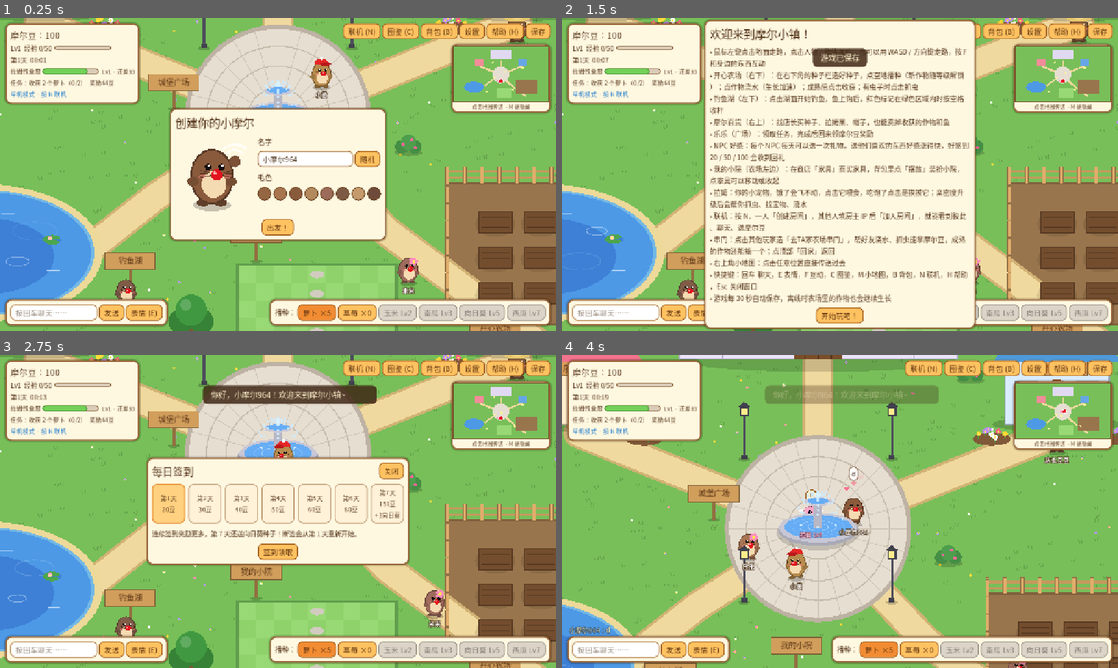
Above: before the commit, frames 1-4 (two rows, left to right).
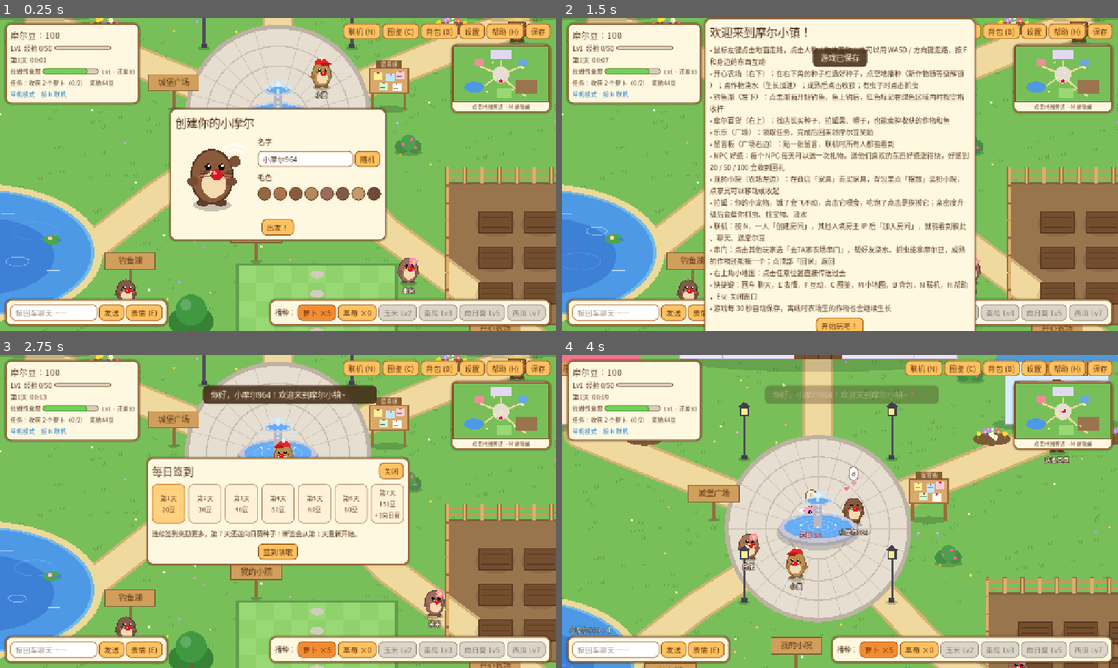
Above: after the commit, the same moments.

Repository: wangchaozhi/mole-town
Game: Godot game, scene res://main.tscn
Same seed, same stepped clock (60 frames per second), same inputs: the game is played once before the commit and once after it.
Inputs (mouse positions are in pixels of both pictures, inside the frame that each line leads up to):
- Up to frame 1 (0.25 s): no input
- Up to frame 2 (1.5 s): click "保存" at 0.5 s; click "出发！" at 1.25 s
- Up to frame 3 (2.75 s): click "开始玩吧！" at 2 s
- Up to frame 4 (4 s): click "关闭" at 2.75 s; tap Enter at 3.5, 3.6 s; move the mouse to (1062, 411) at 3.52 s; hold D from 3.53 s (still down); click (1062, 411) at 3.67 s; tap Space at 3.77 s

The runs differ from the first frame. In frame 1, 0.8% of the frame differs, in the area x 66-74%, y 13-31%; in frame 2, 15%, in the area x 25-75%, y 0-100%; in frame 3, 0.8%; in frame 4, 0.8%.

Commit message:
新增广场留言板
- 广场右边新增留言板（代码绘制），点击查看和贴留言（最多 40 字，保留最近 30 条）
- 联机时以房主的留言板为准：客户端留言发给房主，房主广播给所有人；新加入的玩家会收到当前留言
- 留言板随存档保存；冒烟测试加入留言板检查

Co-Authored-By: Claude Opus 5.5 <noreply@anthropic.com>

Diff:
--- /dev/null
+++ b/scripts/board.gd
@@ -0,0 +1,39 @@
+extends Node2D
+## 广场留言板：点击查看和发布留言。联机时显示房主那边的留言板，所有人都能看到。
+
+const D = preload("res://scripts/draw_util.gd")
+
+
+func _ready() -> void:
+	add_to_group("interactable")
+
+
+func hit_test(p: Vector2) -> bool:
+	return Rect2(position + Vector2(-50, -100), Vector2(100, 104)).has_point(p)
+
+
+func get_interact_point() -> Vector2:
+	return position + Vector2(0, 36)
+
+
+func interact(_pl) -> void:
+	get_tree().call_group("ui", "open_board")
+
+
+func _draw() -> void:
+	var wood := Color(0.62, 0.42, 0.24)
+	D.ell(self, Vector2.ZERO, Vector2(44, 8), Color(0, 0, 0, 0.18))
+	draw_rect(Rect2(-40, -40, 6, 40), wood)
+	draw_rect(Rect2(34, -40, 6, 40), wood)
+	draw_rect(Rect2(-46, -96, 92, 60), wood)
+	draw_rect(Rect2(-42, -92, 84, 52), Color(0.85, 0.66, 0.42))
+	# 贴着的小纸条
+	var notes := [[Vector2(-34, -86), Color(1, 0.95, 0.6)], [Vector2(-6, -82), Color(0.75, 0.9, 1)], [Vector2(16, -88), Color(1, 0.8, 0.85)], [Vector2(-22, -62), Color(0.8, 1, 0.8)], [Vector2(8, -60), Color(1, 1, 1)]]
+	for n in notes:
+		var p: Vector2 = n[0]
+		draw_rect(Rect2(p, Vector2(20, 18)), n[1])
+		draw_circle(p + Vector2(10, 2), 2.0, Color(0.85, 0.15, 0.15))
+		draw_line(p + Vector2(3, 8), p + Vector2(17, 8), Color(0.5, 0.5, 0.5), 1.0)
+		draw_line(p + Vector2(3, 12), p + Vector2(13, 12), Color(0.5, 0.5, 0.5), 1.0)
+	draw_rect(Rect2(-30, -112, 60, 18), wood.darkened(0.15))
+	D.text(self, Vector2(0, -103), "留言板", 13, Color(1, 0.95, 0.8))
--- a/scripts/game_state.gd
+++ b/scripts/game_state.gd
@@ -71,6 +71,7 @@
 var quests_done: int = 0
 var plots: Dictionary = {}
 var home: Array = []  # 小院里摆放的家具 [{"id", "x", "y"}]
+var board: Array = []  # 留言板 [{"name", "text", "day"}]，联机时房主的留言板是大家共用的
 var offline_seconds: float = 0.0
 var font: Font
 var ui_theme: Theme
@@ -259,7 +260,7 @@
 		"hat": hat, "owned_hats": owned_hats, "lahm_hunger": lahm_hunger, "lahm_exp": lahm_exp, "player_exp": player_exp, "player_level": player_level, "lahm_level": lahm_level,
 		"day": day, "minutes": minutes, "quest": quest, "quests_done": quests_done, "help_today": help_today, "best_catch": b …(250 unchanged characters)…
 		"player_name": player_name, "body_color": body_color,
-		"plots": plots, "home": home, "npc_affinity": npc_affinity, "npc_gift_day": npc_gift_day, "saved_at": Time.get_unix_time_from_system(),
+		"plots": plots, "home": home, "board": board, "npc_affinity": npc_affinity, "npc_gift_day": npc_gift_day, "saved_at": Time.get_unix_time_from_system(),
 	}
 	var f := FileAccess.open(save_path, FileAccess.WRITE)
 	if f:
@@ -310,6 +311,10 @@
 	music_volume = clampf(float(data.get("music_volume", 0.6)), 0.0, 1.0)
 	sfx_volume = clampf(float(data.get("sfx_volume", 0.8)), 0.0, 1.0)
 	plots = data.get("plots", {})
+	board = []
+	for m in data.get("board", []):
+		if typeof(m) == TYPE_DICTIONARY:
+			board.append({"name": str(m.get("name", "")).left(10), "text": str(m.get("text", "")).left(40), "day": int(m.get("day", 1))})
 	npc_affinity = {}
 	var na: Dictionary = data.get("npc_affinity", {})
 	for k in na:
@@ -447,6 +452,7 @@
 	npc_affinity = {}
 	npc_gift_day = {}
 	stats = {}
+	board = []
 	achievements = []
 	raining = false
 	weather_timer = 60.0
@@ -785,3 +791,12 @@
 		add_exp(exp_)
 	check_achievements()
 	return [beans_, exp_, record]
+
+
+const BOARD_MAX := 30
+
+
+func add_board_message(who: String, text: String, d: int) -> void:
+	board.append({"name": who.left(10), "text": text.strip_edges().left(40), "day": d})
+	while board.size() > BOARD_MAX:
+		board.pop_front()
--- a/scripts/main.gd
+++ b/scripts/main.gd
@@ -13,6 +13,7 @@
 const Rain = preload("res://scripts/rain.gd")
 const Furniture = preload("res://scripts/furniture.gd")
 const Gate = preload("res://scripts/gate.gd")
+const Board = preload("res://scripts/board.gd")
 
 const FARM_RECT := Rect2(1570, 850, 560, 360)
 const HELP_REWARDS_PER_DAY := 20
@@ -306,6 +307,9 @@
 
 func _build_props() -> void:
 	_prop("castle", Vector2(1200, 330))
+	var board = Board.new()
+	board.position = Vector2(1455, 700)
+	ysort.add_child(board)
 	var gate = Gate.new()
 	gate.position = Vector2(1200, 330)
 	ysort.add_child(gate)
--- a/scripts/net.gd
+++ b/scripts/net.gd
@@ -9,6 +9,7 @@
 signal peer_chat(id: int, text: String)
 signal gift_received(id: int, beans: int)
 signal item_received(id: int, item: String, n: int)
+signal board_changed
 signal peer_emote(id: int, kind: String)
 signal visit_changed
 signal farm_visitor_joined(id: int)
@@ -87,6 +88,8 @@
 	multiplayer.multiplayer_peer = OfflineMultiplayerPeer.new()
 	players.clear()
 	visitors.clear()
+	remote_board = []
+	board_changed.emit()
 	if visiting != 0:
 		visiting = 0
 		visit_changed.emit()
@@ -145,6 +148,7 @@
 	var id := multiplayer.get_remote_sender_id()
 	players[id] = _clean(info)
 	weather.rpc_id(id, GameState.raining)
+	sync_board.rpc_id(id, GameState.board)
 	_broadcast_roster()
 
 
@@ -324,3 +328,44 @@
 func gift_item(item: String, n: int) -> void:
 	if GameState.is_giftable(item) and n >= 1 and n <= 20:
 		item_received.emit(multiplayer.get_remote_sender_id(), item, n)
+
+
+# ---------- 留言板 ----------
+
+var remote_board: Array = []  # 联机时从房主那里收到的留言板
+
+
+## 现在应该显示的留言板：客户端显示房主的，房主和单机显示自己的
+func current_board() -> Array:
+	return remote_board if is_online() and not multiplayer.is_server() else GameState.board
+
+
+func post_board(text: String) -> void:
+	text = text.strip_edges().left(40)
+	if text == "":
+		return
+	if is_online() and not multiplayer.is_server():
+		board_post.rpc_id(1, text)
+	else:
+		GameState.add_board_message(GameState.player_name, text, GameState.day)
+		if is_online():
+			sync_board.rpc(GameState.board)
+		board_changed.emit()
+
+
+@rpc("any_peer", "call_remote", "reliable")
+func board_post(text: String) -> void:
+	if not multiplayer.is_server():
+		return
+	GameState.add_board_message(player_name(multiplayer.get_remote_sender_id()), str(text), GameState.day)
+	sync_board.rpc(GameState.board)
+	board_changed.emit()
+
+
+@rpc("authority", "call_remote", "reliable")
+func sync_board(b: Array) -> void:
+	remote_board = []
+	for m in b.slice(-GameState.BOARD_MAX):
+		if typeof(m) == TYPE_DICTIONARY:
+			remote_board.append({"name": str(m.get("name", "")).left(10), "text": str(m.get("text", "")).left(40), "day": int(m.get("day", 1))})
+	board_changed.emit()
--- a/scripts/ui.gd
+++ b/scripts/ui.gd
@@ -61,6 +61,10 @@
 var minimap_panel: PanelContainer
 var gift_panel: PanelContainer
 var game_panel: PanelContainer
+var board_panel: PanelContainer
+var board_list: VBoxContainer
+var board_edit: LineEdit
+var board_scroll: ScrollContainer
 var game_view
 var game_result: HBoxContainer
 var game_result_label: Label
@@ -112,6 +116,7 @@
 	_build_minimap()
 	_build_gift()
 	_build_minigame()
+	_build_board()
 	_build_help()
 	_build_toast()
 	Net.status_changed.connect(func(_t): _refresh_net())
@@ -557,6 +562,7 @@
 		+ "• 钓鱼湖（左下）：点击湖面开始钓鱼，鱼上钩后，红色标记在绿色区域内时按空格收杆\n" \
 		+ "• 摩尔百货（右上）：找店长买种子、拉姆果、帽子，也能卖掉收获的作物和鱼\n" \
 		+ "• 乐乐（广场）：领取任务，完成后回来领摩尔豆奖励\n" \
+		+ "• 留言板（广场右边）：贴一张留言，联机时所有人都能看到\n" \
 		+ "• NPC 好感：每个 NPC 每天可以送一次礼物，送他们喜欢的东西好感涨得快，好感到 20 / 50 / 100 会收到回礼\n" \
 		+ "• 我的小院（农场左边）：在商店「家具」页买家具，背包里点「摆放」装扮小院，点家具可以移动或收起\n" \
 		+ "• 拉姆：你的小宠物，饿了会飞不动，点击它喂食，吃饱了点击是摸摸它；亲密度升级后会帮你抓虫、找宝物、浇水\n" \
@@ -700,6 +706,7 @@
 	signin_panel.visible = false
 	gift_panel.visible = false
 	_close_minigame()
+	board_panel.visible = false
 	if fishing:
 		_stop_fishing()
 
@@ -1710,3 +1717,81 @@
 		game_view.active = false
 	game_panel.visible = false
 	GameState.input_locked = false
+
+
+# ---------- 留言板 ----------
+
+func _build_board() -> void:
+	board_panel = _panel()
+	_centered(board_panel)
+	var v := VBoxContainer.new()
+	v.add_theme_constant_override("separation", 8)
+	board_panel.add_child(v)
+	var title := HBoxContainer.new()
+	var tl := _label("广场留言板", 22)
+	tl.size_flags_horizontal = Control.SIZE_EXPAND_FILL
+	title.add_child(tl)
+	title.add_child(_button("关闭", func(): board_panel.visible = false))
+	v.add_child(title)
+	board_scroll = ScrollContainer.new()
+	board_scroll.custom_minimum_size = Vector2(520, 300)
+	board_scroll.horizontal_scroll_mode = ScrollContainer.SCROLL_MODE_DISABLED
+	board_list = VBoxContainer.new()
+	board_list.size_flags_horizontal = Control.SIZE_EXPAND_FILL
+	board_list.add_theme_constant_override("separation", 6)
+	board_scroll.add_child(board_list)
+	v.add_child(board_scroll)
+	var hb := HBoxContainer.new()
+	board_edit = LineEdit.new()
+	board_edit.max_length = 40
+	board_edit.placeholder_text = "写点什么吧（最多 40 字）"
+	board_edit.size_flags_horizontal = Control.SIZE_EXPAND_FILL
+	board_edit.text_submitted.connect(func(_t): _post_board())
+	hb.add_child(board_edit)
+	hb.add_child(_button("贴上去", _post_board))
+	v.add_child(hb)
+	board_panel.visible = false
+	Net.board_changed.connect(func():
+		if board_panel.visible:
+			_refresh_board())
+
+
+func open_board() -> void:
+	close_popups()
+	_refresh_board()
+	board_panel.visible = true
+
+
+func _refresh_board() -> void:
+	for c in board_list.get_children():
+		c.queue_free()
+	var b := Net.current_board()
+	if b.is_empty():
+		board_list.add_child(_label("还没有人留言，来写第一条吧！", 16))
+	var colors := [Color(1, 0.97, 0.75), Color(0.85, 0.94, 1), Color(1, 0.88, 0.9), Color(0.88, 1, 0.88)]
+	for i in range(b.size() - 1, -1, -1):
+		var m: Dictionary = b[i]
+		var note := PanelContainer.new()
+		var sb := StyleBoxFlat.new()
+		sb.bg_color = colors[i % colors.size()]
+		sb.set_corner_radius_all(6)
+		sb.set_content_margin_all(8)
+		note.add_theme_stylebox_override("panel", sb)
+		var l := _label("%s（第%d天）：%s" % [m["name"], int(m["day"]), m["text"]], 16)
+		l.autowrap_mode = TextServer.AUTOWRAP_ARBITRARY
+		l.custom_minimum_size = Vector2(480, 0)
+		note.add_child(l)
+		board_list.add_child(note)
+
+
+func _post_board() -> void:
+	var text := board_edit.text.strip_edges()
+	board_edit.text = ""
+	board_edit.release_focus()
+	if text == "":
+		return
+	Net.post_board(text)
+	Sfx.play("pop")
+	show_toast("留言已贴到留言板上")
+	if not Net.is_online() or multiplayer.is_server():
+		_refresh_board()
--- a/tests/smoke_test.gd
+++ b/tests/smoke_test.gd
@@ -177,6 +177,14 @@
 	ui._close_minigame()
 	check(not GameState.input_locked, "离开小游戏解锁移动")
 
+	print("[留言板]")
+	var n0: int = GameState.board.size()
+	Net.post_board("冒烟测试留言")
+	check(GameState.board.size() == n0 + 1 and GameState.board[-1]["name"] == "测试员", "单机发布留言")
+	ui.open_board()
+	check(ui.board_panel.visible and ui.board_list.get_child_count() > 0, "打开留言板")
+	ui._close_all()
+
 	print("[存档]")
 	GameState.save_game()
 	var snapshot := {"beans": GameState.beans, "level": GameState.player_level, "hat": GameState.hat, "name": GameState.player_name}
Not shown, added: scripts/board.gd.uid
Not shown, changed: README.md
Not shown, changed: ROADMAP.md
